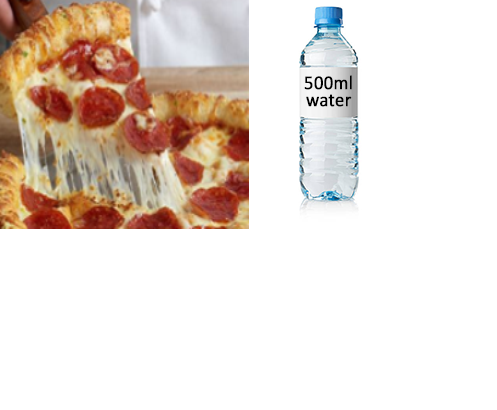
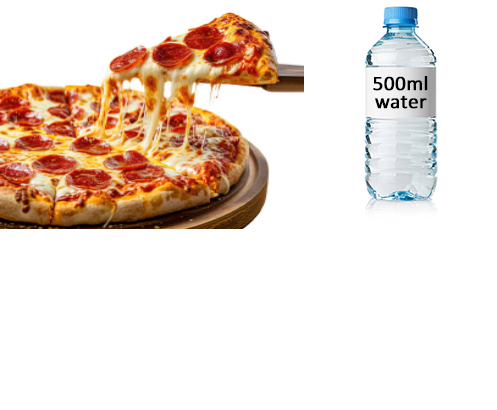
Layered file, before and after one edit (w=497, h=410). Changes by layer:
added layer "Layer 9" above "Layer 1" over [left=0, top=0, right=304, bottom=229]
hid "Layer 1" over [left=0, top=0, right=249, bottom=229]
painted on "500ml water" over [left=304, top=75, right=428, bottom=109]
painted on "istockphoto-105951730-612x612" over [left=249, top=6, right=440, bottom=227]
